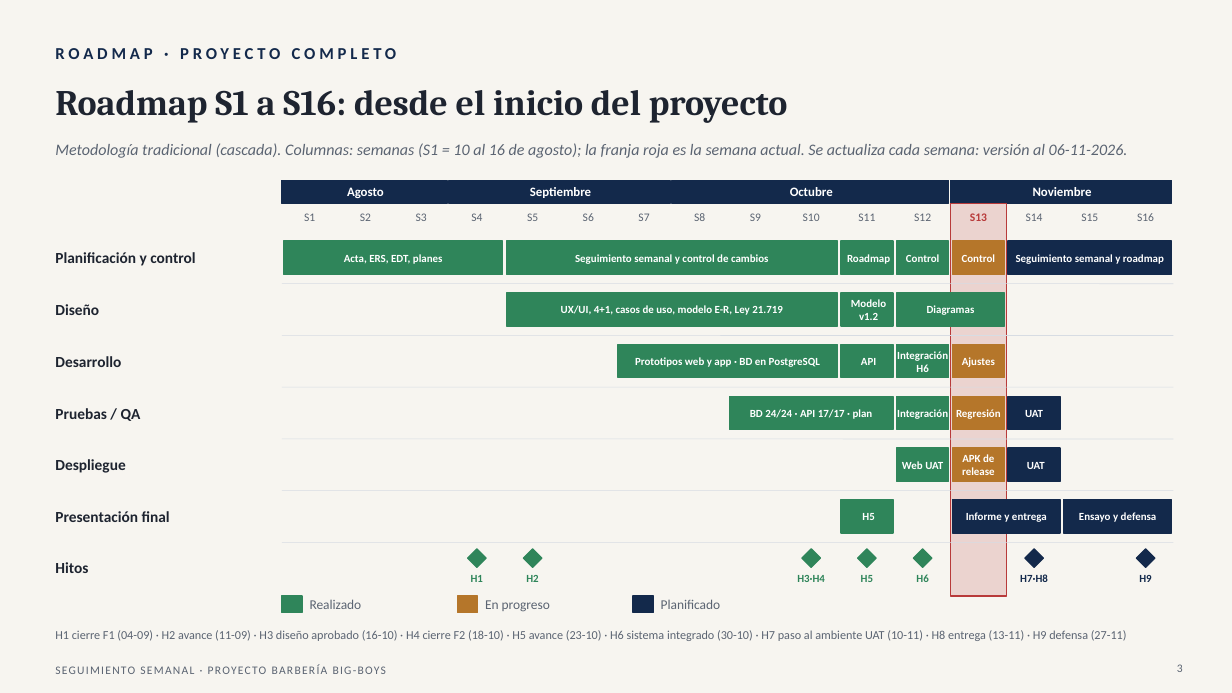
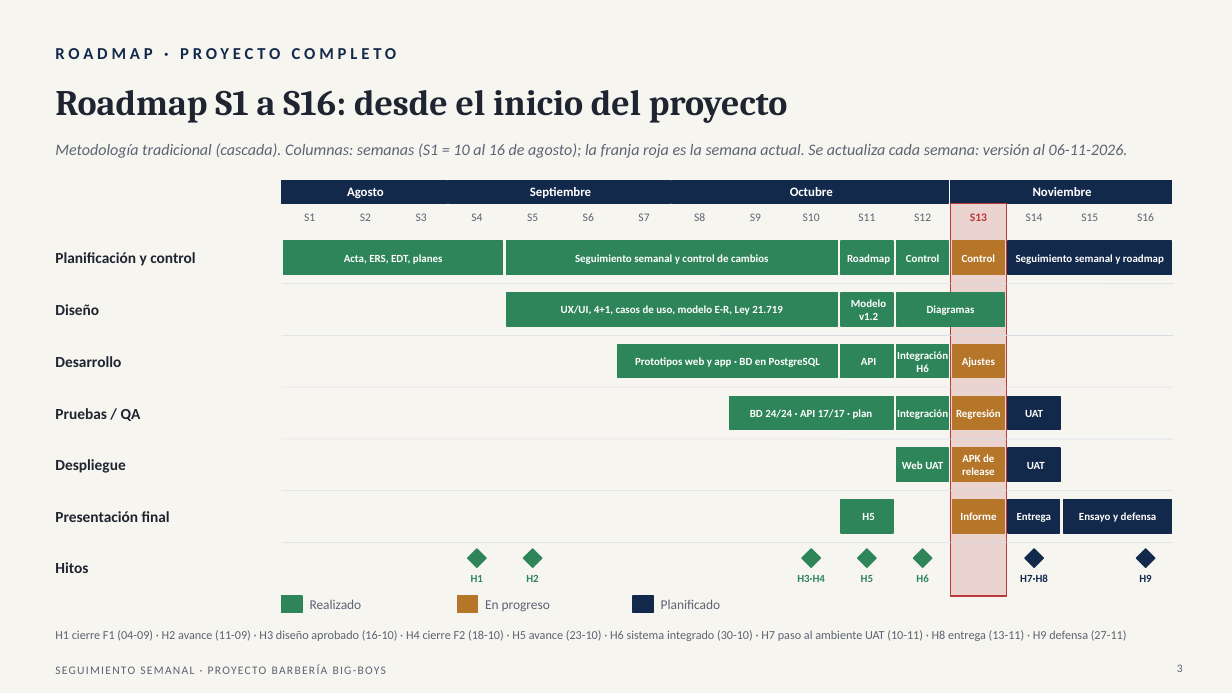
Before and after one commit to Yerko-Rosales/Proyecto_Barberia, a slide deck: slide 3 of Fase 2/Seguimiento semanal/Seguimiento_Roadmap_Proyecto_Barberia_06-11.pptx. Drawn at 1232x693 pixels with LibreOffice and Linux fonts; fonts in the diff are those of the drawing. Boxes give left, top, right and bottom in pixels: in the first picture for what was removed or moved away, otherwise in the second. Text is boxed around its words. In the diff, an @@ line names an element or a change of style, - is before the commit and + after.

Commit message:
Seguimiento 06-11: ajustes al roadmap, avance, prototipo y riesgos
- PPT 06-11 (mismo archivo): informe en curso en S13 (lámina 3), S11 cumplida (lámina 5), capturas del prototipo al 06-11 (lámina 9), R-03 cerrado y R-05 en nivel bajo (láminas 12 y 13).
- Doc. 15 v1.6: R-03 cerrado y R-05 baja a Bajo (P = 1, I = 3); 18 riesgos, 15 activos. Doc. 00 y README al día.
- App: el inicio muestra las 3 sucursales reales en vez de datos de ejemplo (10/10 pruebas).

```diff
--- a/Fase 2/Seguimiento semanal/Seguimiento_Roadmap_Proyecto_Barberia_06-11.pptx
+++ b/Fase 2/Seguimiento semanal/Seguimiento_Roadmap_Proyecto_Barberia_06-11.pptx
@@ rectangle: place and size @@
-rectangle at <box>953,500,1061,533</box>
+rectangle at <box>953,500,1005,533</box>
@@ rectangle at <box>953,500,1005,533</box>: fill #13294B to #B5762A; outline #13294B 1 pt to #B5762A 1 pt @@
@@ rectangle added at <box>1008,500,1060,533</box>, fill #13294B, outline #13294B 1 pt @@
@@ text at <box>960,512,996,520</box>: text changed @@
-Informe y entrega
+Informe
@@ text added at <box>1017,513,1052,522</box>, 8.5 pt, text #FFFFFF, bold @@
+Entrega
```
Also in this commit, not shown: 4 other slides changed, 5 other files.
